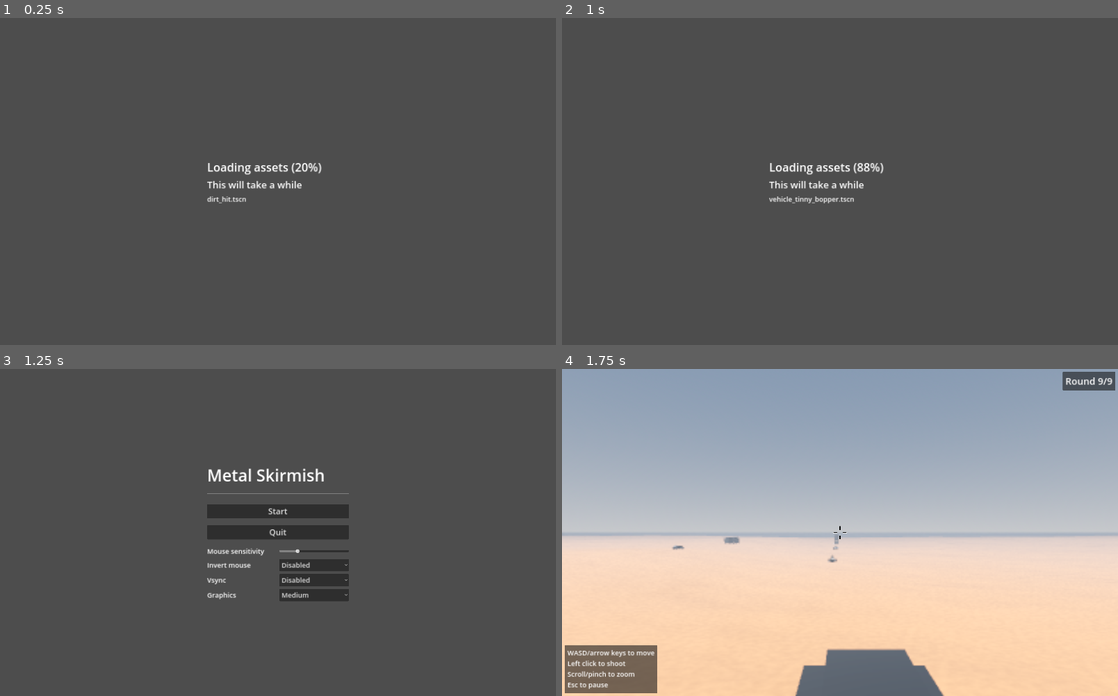
Above: before the commit, frames 1-4 (two rows, left to right).
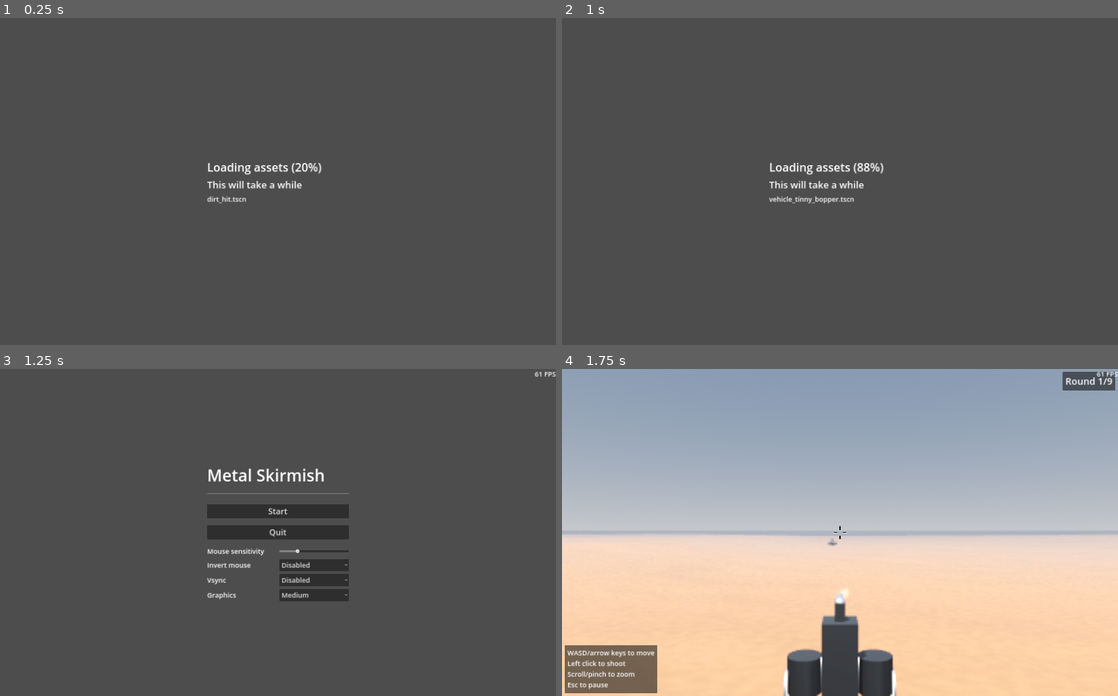
Above: after the commit, the same moments.

Repository: mcjohnalds/metal-skirmish
Game: Godot game, scene res://scenes/init.tscn
Two runs of this game, one before a commit and one after it. Both use one fixed random seed, a clock stepped at 60 frames per second and the inputs below.
Inputs:
- Up to frame 1 (0.25 s): no input
- Up to frame 2 (1 s): click "Start" at 0.5 s
- Up to frame 3 (1.25 s): no input
- Up to frame 4 (1.75 s): click "Start" at 1.25 s

Frames 1-2 are identical in both runs. In frame 3, less than 0.1% of the frame differs, in the area x 96-100%, y 0-3%; in frame 4, 5.0%, in the area x 0-100%, y 0-100%.

Commit message:
speed up particles

Diff:
--- a/scenes/dirt_hit.tscn
+++ b/scenes/dirt_hit.tscn
@@ -1,7 +1,7 @@
 [gd_scene load_steps=10 format=3 uid="uid://yu283afprq74"]
 
 [ext_resource type="Texture2D" uid="uid://uvd4206t6c50" path="res://addons/kenney_particle_pack/smoke_03.png" id="1_ufu6r"]
-[ext_resource type="Script" path="res://scripts/auto_cleanup_one_shot_particles.gd" id="2_fcqoy"]
+[ext_resource type="Script" path="res://scripts/my_particles.gd" id="2_fcqoy"]
 
 [sub_resource type="Curve" id="Curve_ksd8x"]
 _data = [Vector2(0.531707, 1), 0.0, 0.0, 0, 0, Vector2(1, 0.0185874), 0.0, 0.0, 0, 0]
--- a/scenes/main.tscn
+++ b/scenes/main.tscn
@@ -12,3 +12,14 @@
 
 [node name="Settings" parent="." instance=ExtResource("2_rolgs")]
 visible = false
+
+[node name="FPSCounter" type="Label" parent="."]
+anchors_preset = 1
+anchor_left = 1.0
+anchor_right = 1.0
+offset_left = -40.0
+offset_bottom = 23.0
+grow_horizontal = 0
+theme_type_variation = &"BodySmall"
+text = "20 FPS"
+horizontal_alignment = 2
--- a/scenes/metal_hit.tscn
+++ b/scenes/metal_hit.tscn
@@ -1,7 +1,7 @@
 [gd_scene load_steps=10 format=3 uid="uid://7nghfugqxiqf"]
 
 [ext_resource type="Texture2D" uid="uid://k53trbvkhr1s" path="res://addons/kenney_particle_pack/trace_07.png" id="1_ni03b"]
-[ext_resource type="Script" path="res://scripts/auto_cleanup_one_shot_particles.gd" id="2_tb5v7"]
+[ext_resource type="Script" path="res://scripts/my_particles.gd" id="2_tb5v7"]
 
 [sub_resource type="Curve" id="Curve_w7us3"]
 _data = [Vector2(0, 1), 0.0, -0.254027, 0, 0, Vector2(1, 0), 0.0, 0.0, 0, 0]
--- a/scenes/part_destroyed.tscn
+++ b/scenes/part_destroyed.tscn
@@ -1,7 +1,7 @@
 [gd_scene load_steps=10 format=3 uid="uid://4hfl8w6up7bg"]
 
 [ext_resource type="Texture2D" uid="uid://k53trbvkhr1s" path="res://addons/kenney_particle_pack/trace_07.png" id="1_mlscu"]
-[ext_resource type="Script" path="res://scripts/auto_cleanup_one_shot_particles.gd" id="2_nix4h"]
+[ext_resource type="Script" path="res://scripts/my_particles.gd" id="2_mhl40"]
 
 [sub_resource type="Curve" id="Curve_knub3"]
 _data = [Vector2(0, 1), 0.0, -0.254027, 0, 0, Vector2(1, 0), 0.0, 0.0, 0, 0]
@@ -51,4 +51,4 @@
 randomness = 0.9
 process_material = SubResource("ParticleProcessMaterial_f1e56")
 draw_pass_1 = SubResource("QuadMesh_kpa8b")
-script = ExtResource("2_nix4h")
+script = ExtResource("2_mhl40")
--- a/scripts/arrow.gd
+++ b/scripts/arrow.gd
@@ -35,6 +35,5 @@
 
 
 func _ready() -> void:
-	pass
 	color = color
 	vector = vector
--- a/scripts/auto_cleanup_one_shot_particles.gd
+++ /dev/null
@@ -1,6 +0,0 @@
-class_name AutoCleanupOneShotParticles
-extends GPUParticles3D
-
-func _ready() -> void:
-	await get_tree().create_timer(lifetime).timeout
-	queue_free()
--- a/scripts/garage.gd
+++ b/scripts/garage.gd
@@ -3,9 +3,9 @@
 
 signal next_round
 
-const armor_part_scene: PackedScene = preload("res://scenes/armor_part.tscn")
-const wheel_part_scene: PackedScene = preload("res://scenes/wheel_part.tscn")
-const gun_part_scene: PackedScene = preload("res://scenes/gun_part.tscn")
+static var armor_part_scene: PackedScene = load("res://scenes/armor_part.tscn")
+static var wheel_part_scene: PackedScene = load("res://scenes/wheel_part.tscn")
+static var gun_part_scene: PackedScene = load("res://scenes/gun_part.tscn")
 @onready var body: StaticBody3D = $StaticBody3D
 @onready var parts: Node3D = $Parts
 @onready var armor_part_button: PartButton = (
--- a/scripts/global.gd
+++ b/scripts/global.gd
@@ -16,11 +16,11 @@
 const FIRE_RATE := 10.0
 const DEFAULT_PHYSICS_TICKS_PER_SECOND = 60.0
 const DEFAULT_MAX_PHYSICS_STEPS_PER_FRAME = 8.0
-const cockpit_part_scene: PackedScene = preload("res://scenes/cockpit_part.tscn")
-const armor_part_scene: PackedScene = preload("res://scenes/armor_part.tscn")
-const wheel_part_scene: PackedScene = preload("res://scenes/wheel_part.tscn")
-const gun_part_scene: PackedScene = preload("res://scenes/gun_part.tscn")
-var environment: Environment = preload("res://misc/environment.tres")
+static var cockpit_part_scene: PackedScene = load("res://scenes/cockpit_part.tscn")
+static var armor_part_scene: PackedScene = load("res://scenes/armor_part.tscn")
+static var wheel_part_scene: PackedScene = load("res://scenes/wheel_part.tscn")
+static var gun_part_scene: PackedScene = load("res://scenes/gun_part.tscn")
+static var environment: Environment = load("res://misc/environment.tres")
 var armor_part_inventory: int
 var wheel_part_inventory: int
 var gun_part_inventory: int
@@ -117,7 +117,7 @@
 	armor_part_inventory = 0
 	wheel_part_inventory = 0
 	gun_part_inventory = 0
-	round_number = 9
+	round_number = 1
 
 
 static func safe_look_at(node: Node3D, target: Vector3, use_model_front: bool = false) -> void:
--- a/scripts/main.gd
+++ b/scripts/main.gd
@@ -1,13 +1,13 @@
 class_name Main
 extends Node3D
 
-# const start_vehicle_scene := preload("res://scenes/vehicle_tinny_bopper.tscn")
-const start_vehicle_scene := preload("res://scenes/vehicle_train.tscn")
-@onready var arena_scene := preload("res://scenes/arena.tscn")
-@onready var garage_scene := preload("res://scenes/garage.tscn")
+var start_vehicle_scene := load("res://scenes/vehicle_tinny_bopper.tscn")
+var arena_scene := load("res://scenes/arena.tscn")
+var garage_scene := load("res://scenes/garage.tscn")
 @onready var start: Menu = $Start
 @onready var settings: Menu = $Settings
 @onready var level_container: Node3D = $LevelContainer
+@onready var fps_counter: Label = $FPSCounter
 var level: Node
 var transitioning := false
 var paused := false
@@ -27,6 +27,7 @@
 
 
 func _process(_delta: float) -> void:
+	fps_counter.text = "%s FPS" % Engine.get_frames_per_second()
 	# Deal with the bullshit that can happen when the browser takes away the
 	# game's pointer lock
 	if (
--- /dev/null
+++ b/scripts/my_particles.gd
@@ -0,0 +1,12 @@
+class_name MyParticles
+extends GPUParticles3D
+
+
+func _init() -> void:
+	if g.graphics_preset == Global.GraphicsPreset.LOW:
+		amount /= 2
+
+
+func _ready() -> void:
+	await get_tree().create_timer(lifetime).timeout
+	queue_free()
--- a/scripts/vehicle.gd
+++ b/scripts/vehicle.gd
@@ -12,18 +12,18 @@
 const SPRING_DAMPING := 0.15
 const SPRING_REST_DISTANCE := 0.6
 # Tire mass only affects friction
-const wheel_friction_front: Curve = preload("res://curves/wheel_friction_front.tres")
-const wheel_friction_back: Curve = preload("res://curves/wheel_friction_back.tres")
-const throttle_forward: Curve = preload("res://curves/throttle_forward.tres")
-const throttle_reverse: Curve = preload("res://curves/throttle_reverse.tres")
-const tracer_scene: PackedScene = preload("res://scenes/tracer.tscn")
-const camera_pivot_scene := preload("res://scenes/camera_pivot.tscn")
-const vehicle_base_scene := preload("res://scenes/vehicle_base.tscn")
-const dirt_hit_scene: PackedScene = preload("res://scenes/dirt_hit.tscn")
-const metal_hit_scene: PackedScene = preload("res://scenes/metal_hit.tscn")
-const part_giblet_scene: PackedScene = preload("res://scenes/part_giblet.tscn")
-const frame_giblet_scene: PackedScene = preload("res://scenes/frame_giblet.tscn")
-const part_destroyed_scene: PackedScene = preload("res://scenes/part_destroyed.tscn")
+static var wheel_friction_front: Curve = load("res://curves/wheel_friction_front.tres")
+static var wheel_friction_back: Curve = load("res://curves/wheel_friction_back.tres")
+static var throttle_forward: Curve = load("res://curves/throttle_forward.tres")
+static var throttle_reverse: Curve = load("res://curves/throttle_reverse.tres")
+static var tracer_scene: PackedScene = load("res://scenes/tracer.tscn")
+static var camera_pivot_scene := load("res://scenes/camera_pivot.tscn")
+static var vehicle_base_scene := load("res://scenes/vehicle_base.tscn")
+static var dirt_hit_scene: PackedScene = load("res://scenes/dirt_hit.tscn")
+static var metal_hit_scene: PackedScene = load("res://scenes/metal_hit.tscn")
+static var part_giblet_scene: PackedScene = load("res://scenes/part_giblet.tscn")
+static var frame_giblet_scene: PackedScene = load("res://scenes/frame_giblet.tscn")
+static var part_destroyed_scene: PackedScene = load("res://scenes/part_destroyed.tscn")
 @onready var vehicle_detector: Area3D = get_node_or_null("VehicleDetector")
 var is_player := false
 var cockpit_part: CockpitPart
@@ -383,7 +383,7 @@
 
 
 static func from_dictionary(dict: Dictionary) -> Vehicle:
-	var vehicle := vehicle_base_scene.instantiate()
+	var vehicle: Vehicle = vehicle_base_scene.instantiate()
 	for part in Global.dictionary_to_parts(dict):
 		vehicle.add_child(part)
 	return vehicle
Not shown, changed: misc/todo.txt
